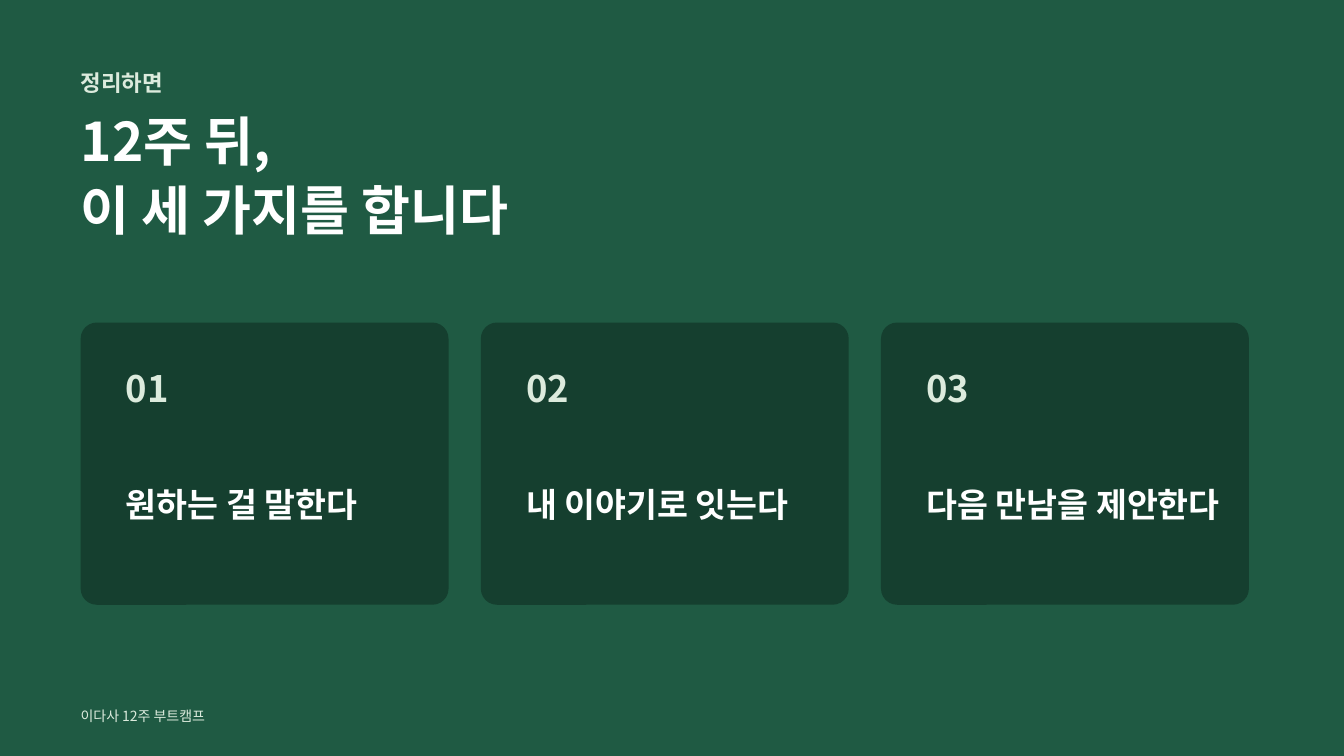
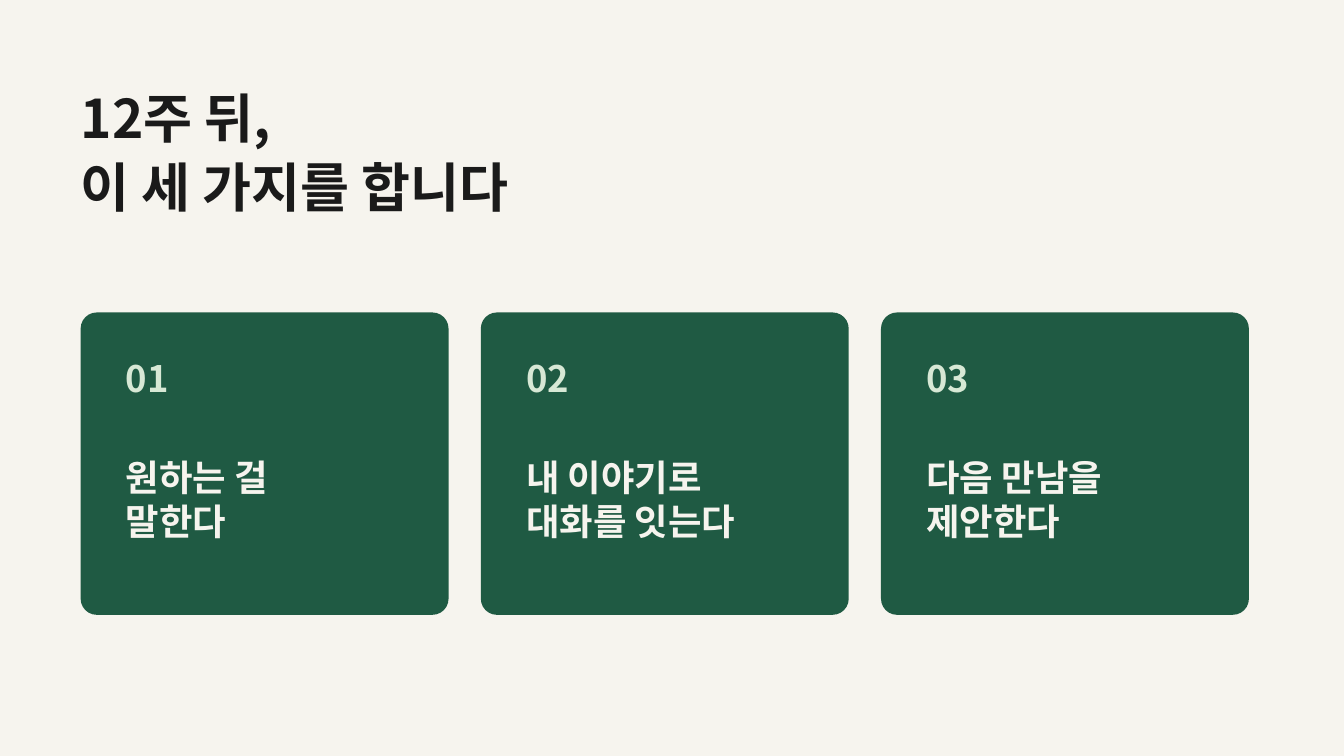
Before and after one commit to wnsgh55811-boop/speed, a slide deck: slide 21 of idasa-ot/이다사_12주부트캠프_OT.pptx (slide 22 before the commit). Drawn at 1344x756 pixels with LibreOffice and Linux fonts; fonts in the diff are those of the drawing. Boxes give left, top, right and bottom in pixels: in the first picture for what was removed or moved away, otherwise in the second. Text is boxed around its words. In the diff, an @@ line names an element or a change of style, - is before the commit and + after.

```diff
--- a/idasa-ot/이다사_12주부트캠프_OT.pptx
+++ b/idasa-ot/이다사_12주부트캠프_OT.pptx
@@ background #1F5A43 to #F6F4EE @@
@@ title "12주 뒤,": place and size @@
-title "12주 뒤," at box(81, 116, 509, 235)
+title "12주 뒤," at box(81, 93, 509, 212)
@@ title "12주 뒤," at box(81, 93, 509, 212): text colour #FFFFFF to #1A1A1A @@
@@ text removed at box(81, 72, 163, 93) @@
-정리하면
@@ rounded rectangle: place and size @@
-rounded rectangle at box(81, 323, 449, 605)
+rounded rectangle at box(81, 313, 449, 615)
@@ rounded rectangle: place and size @@
-rounded rectangle at box(481, 323, 849, 605)
+rounded rectangle at box(481, 313, 849, 615)
@@ fill #153F2F to #1F5A43; proportions changed in 3 elements at box(81, 313, 449, 615), box(481, 313, 849, 615), box(881, 313, 1249, 615) @@
@@ rounded rectangle: place and size @@
-rounded rectangle at box(881, 323, 1249, 605)
+rounded rectangle at box(881, 313, 1249, 615)
@@ 3 texts: place and size @@
-3 texts at box(126, 374, 969, 403)
+3 texts at box(126, 364, 969, 393)
@@ text colour #DCEBDD to #D7E8D5 in 3 elements at box(126, 364, 169, 393), box(526, 364, 569, 393), box(926, 364, 969, 393) @@
@@ text at box(126, 460, 268, 539): text changed; size 24 to 26 pt; text colour #FFFFFF to #F6F4EE @@
-원하는 걸 말한다
+원하는 걸
+말한다
@@ text at box(526, 460, 735, 539): text changed; size 24 to 26 pt; text colour #FFFFFF to #F6F4EE @@
-내 이야기로 잇는다
+내 이야기로
+대화를 잇는다
@@ text at box(926, 460, 1102, 539): text changed; size 24 to 26 pt; text colour #FFFFFF to #F6F4EE @@
-다음 만남을 제안한다
+다음 만남을
+제안한다
@@ text removed at box(81, 709, 205, 722) @@
-이다사 12주 부트캠프
```
Also in this commit, not shown: 29 other slides changed, 1 slide removed, 3 other files.
